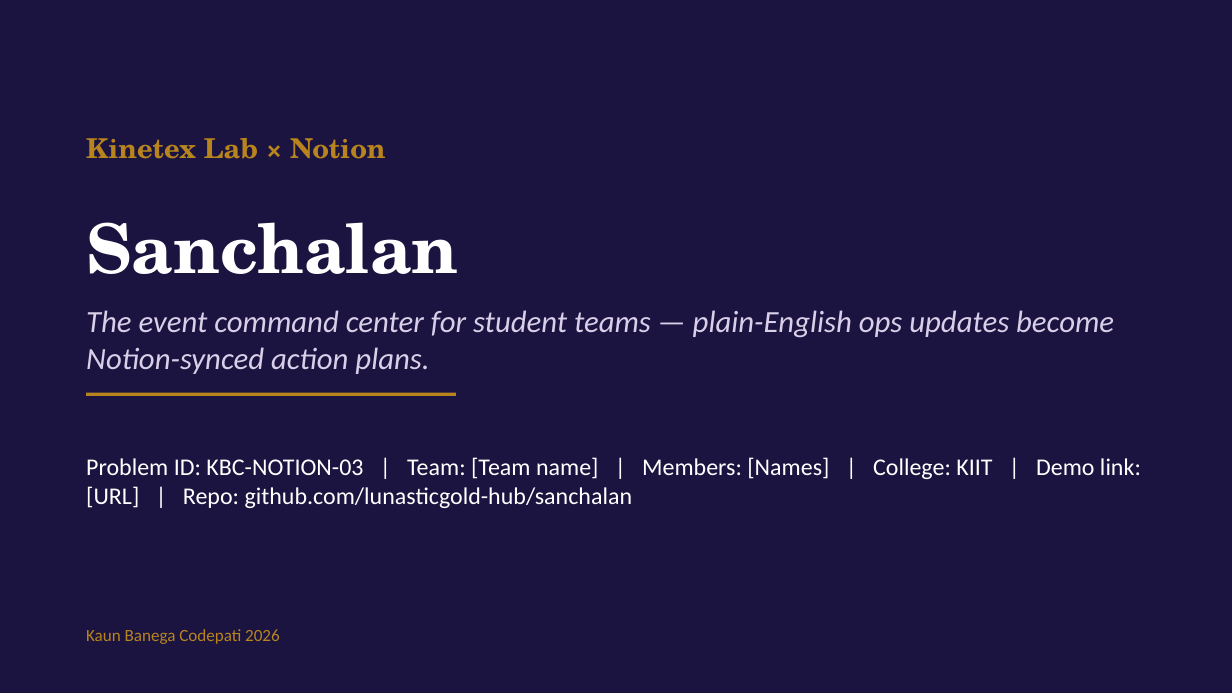
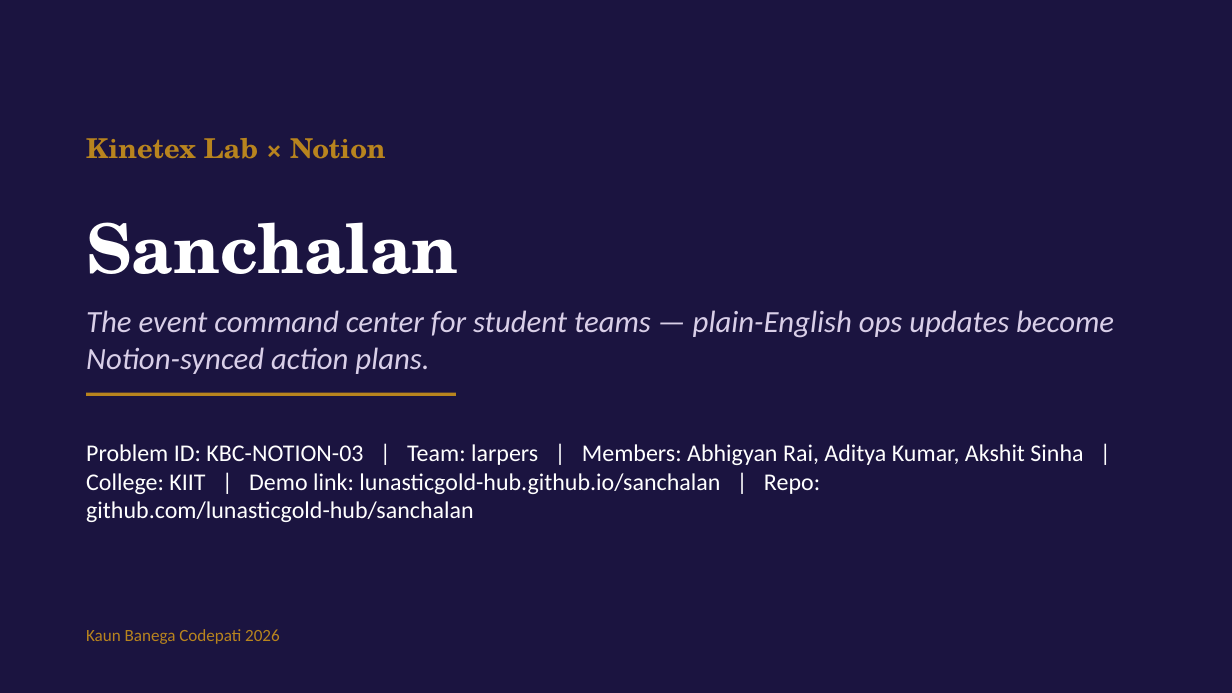
Before and after one commit to lunasticgold-hub/sanchalan, a slide deck: slide 1 of Sanchalan_KBC2026_Pitch.pptx. Drawn at 1232x693 pixels with LibreOffice and Linux fonts; fonts in the diff are those of the drawing. Boxes give left, top, right and bottom in pixels: in the first picture for what was removed or moved away, otherwise in the second. Text is boxed around its words. In the diff, an @@ line names an element or a change of style, - is before the commit and + after.

Commit message:
Deck: team larpers + members on title slide

```diff
--- a/Sanchalan_KBC2026_Pitch.pptx
+++ b/Sanchalan_KBC2026_Pitch.pptx
@@ text at box(86, 444, 1083, 522): text changed @@
-Problem ID: KBC-NOTION-03 | Team: [Team name] | Members: [Names] | College: KIIT | Demo link: [URL] | Repo: github.com/lunasticgold-hub/sanchalan
+Problem ID: KBC-NOTION-03 | Team: larpers | Members: Abhigyan Rai, Aditya Kumar, Akshit Sinha | College: KIIT | Demo link: lunasticgold-hub.github.io/sanchalan | Repo: github.com/lunasticgold-hub/sanchalan
```
